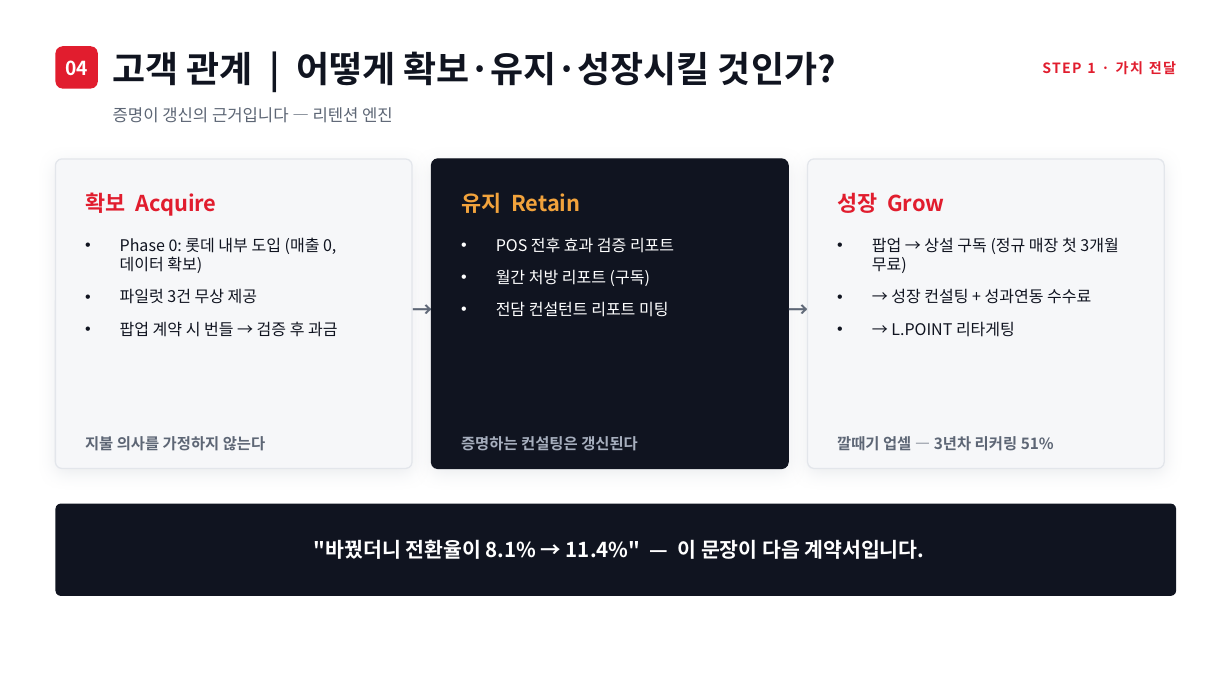
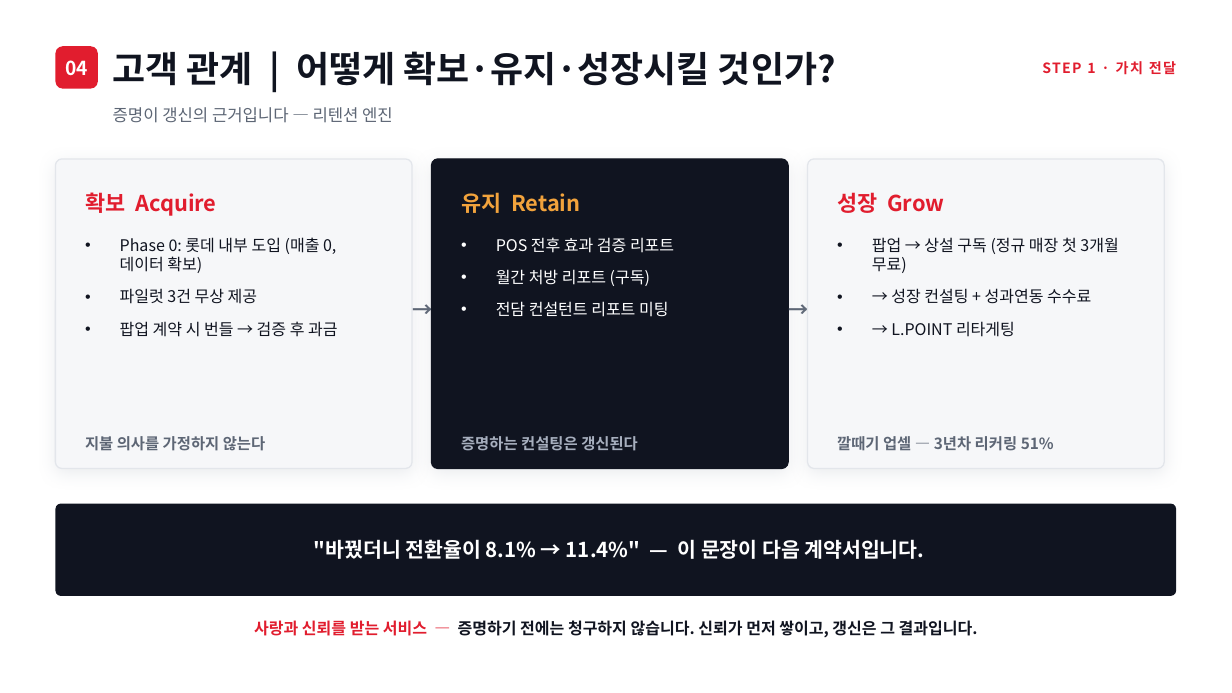
Before and after one commit to neti84-design/LMBA, a slide deck: slide 8 of LGA_롯데신사업_발표.pptx (slide 7 before the commit). Drawn at 1232x693 pixels with LibreOffice and Linux fonts; fonts in the diff are those of the drawing. Boxes give left, top, right and bottom in pixels: in the first picture for what was removed or moved away, otherwise in the second. Text is boxed around its words. In the diff, an @@ line names an element or a change of style, - is before the commit and + after.

```diff
--- a/LGA_롯데신사업_발표.pptx
+++ b/LGA_롯데신사업_발표.pptx
@@ text added at box(254, 620, 978, 637), 12.5 pt, text #101420, bold @@
+사랑과 신뢰를 받는 서비스 — 증명하기 전에는 청구하지 않습니다. 신뢰가 먼저 쌓이고, 갱신은 그 결과입니다.
```
Also in this commit, not shown: 11 other slides changed, 1 slide added, 6 other files.
